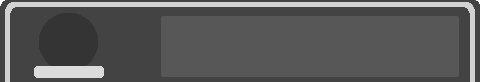
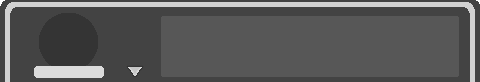
Comparing the layer stacks of the two w=480, h=82 images. Changes:
added layer "tasello" above "Barra Dialoghi" over [126, 65, 144, 77]
painted on "Barra Dialoghi" over [126, 65, 144, 77]
